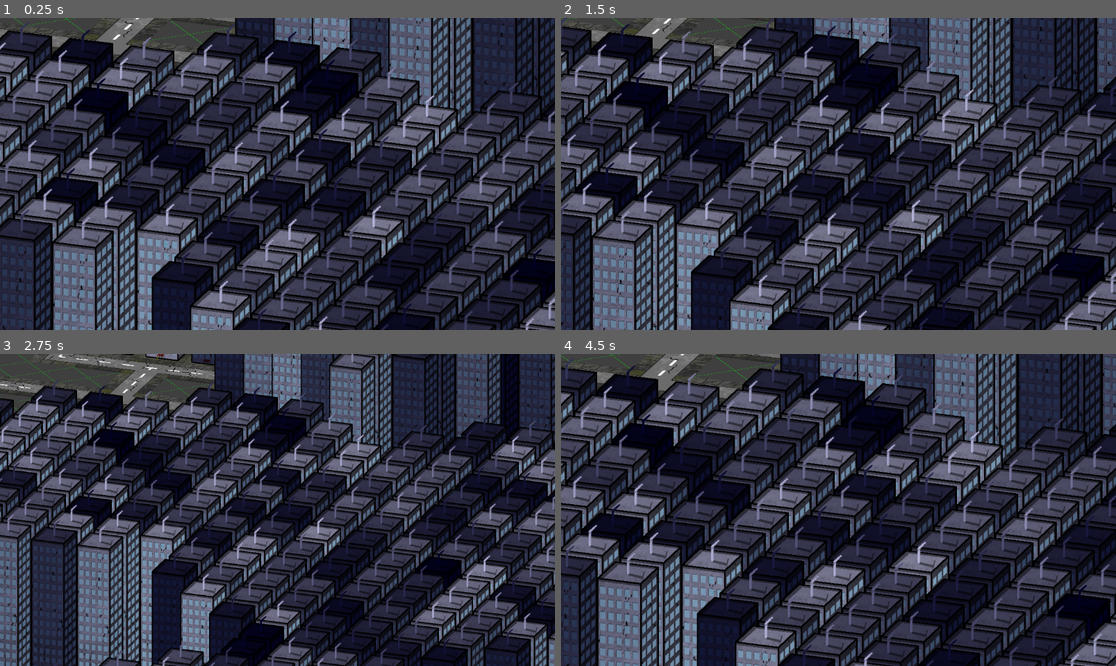
Above: before the commit, frames 1-4 (two rows, left to right).
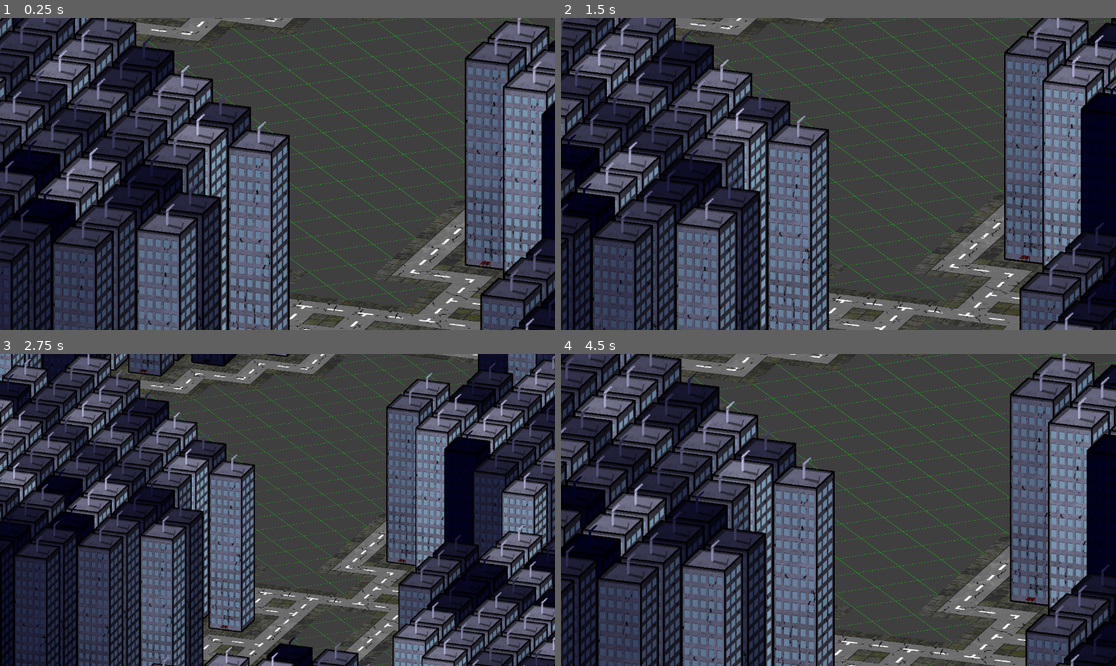
Above: after the commit, the same moments.

Repository: JudiTeller/smog-of-war
Game: Godot game, scene res://Scenes/main.tscn
Two runs of this game, one before a commit and one after it. Both use one fixed random seed, a clock stepped at 60 frames per second and the inputs below.
Inputs (mouse positions are in pixels of both pictures, inside the frame that each line leads up to):
- Up to frame 1 (0.25 s): no input
- Up to frame 2 (1.5 s): tap Enter at 0.5 s; move the mouse to (960, 158) at 0.52 s; hold Right (ui_right) 0.53-1.28 s; tap Mouse wheel down (wheel_down) at 0.6 s; click (960, 158) at 0.67 s; move the mouse to (727, 189) at 1.27 s; hold Down (ui_down) from 1.28 s (still down); tap Mouse wheel up (wheel_up) at 1.35 s; click (727, 189) at 1.42 s
- Up to frame 3 (2.75 s): move the mouse to (333, 441) at 2.02 s; release Down (ui_down) at 2.03 s; hold Right (ui_right) from 2.03 s (still down); tap Mouse wheel down (wheel_down) at 2.1 s; click (333, 441) at 2.17 s
- Up to frame 4 (4.5 s): move the mouse to (810, 572) at 2.77 s; release Right (ui_right) at 2.78 s; hold Up (ui_up) 2.78-3.53 s; tap Mouse wheel up (wheel_up) at 2.85, 4.35 s; click (810, 572) at 2.92 s; move the mouse to (1005, 556) at 3.52 s; hold Left (ui_left) from 3.53 s (still down); tap Mouse wheel down (wheel_down) at 3.6 s; click (1005, 556) at 3.67 s; move the mouse to (672, 463) at 4.27 s; click (672, 463) at 4.42 s

The runs differ from the first frame. In frame 1, 69% of the frame differs, in the area x 0-100%, y 0-100%; in frame 2, 70%; in frame 3, 69%; in frame 4, 70%.

Commit message:
fixed sprite offset

Diff:
--- a/Scenes/main.tscn
+++ b/Scenes/main.tscn
@@ -114,7 +114,7 @@
 [node name="World" type="Node2D" parent="."]
 unique_name_in_owner = true
 script = ExtResource("2_d10tl")
-WORLD_SIZE = 100
+WORLD_SIZE = 50
 BUILDINGS = Array[PackedScene]([ExtResource("3_3261g")])
 GAIN = 0.3
 DILATE_AMOUNT = 4
--- a/core/Building/BuildingManager.gd
+++ b/core/Building/BuildingManager.gd
@@ -20,8 +20,8 @@
         return false
     var tile_pos = global_to_map(pos)
     building.set_building_position(tile_pos)
+    building.repair()
     building.place_building()
-
     worldGen.place_building_at_tile(tile_pos, building, true, building.get_sprite_offset())
     buildings.append(building)
     return true
--- a/core/Input/ClickManager.gd
+++ b/core/Input/ClickManager.gd
@@ -16,7 +16,10 @@
 func _process(_delta):
     if selectedBuilding != null and !selectedBuilding.isPlaced():
         hover_sprite.set_visible(true)
-        hover_sprite.set_global_position(get_global_mouse_position())
+        var spritePos = get_global_mouse_position()
+        spritePos.x += int(hover_sprite.get_texture().get_size().x / 2.0)
+        spritePos.y -= int(hover_sprite.get_texture().get_size().y / 2.0) - 24
+        hover_sprite.set_global_position(spritePos)
         if buMan.canPlace(get_global_mouse_position(), selectedBuilding) \
             and resMan.canAfford(selectedBuilding.get_building_cost()):
             hover_sprite.set_modulate(Color(0, 1, 0))
@@ -51,7 +54,7 @@
     if event.as_text_keycode() == "1":
         var new_building = preload("res://entities/buildings/Placeable/hospital.tscn").instantiate()
         selectedBuilding = new_building
-        hover_sprite.set_texture(selectedBuilding.get_node("Broken").get_texture().duplicate())
+        hover_sprite.set_texture(selectedBuilding.get_node("Repaired").get_texture().duplicate())
         currentAction = Action.PLACE
 
 func handlePlaceMouseInput(event):
--- a/core/RessourceManager.gd
+++ b/core/RessourceManager.gd
@@ -2,30 +2,30 @@
 
 class_name RessourceManager
 
-@export var people = 0
+@export var humans = 0
 
 @export_category("Cheats")
 @export var InfinitePeople = false
 
 func _input(event):
     if event.is_action_pressed("key_z"):
-        people += 1
+        humans += 1
     if event.is_action_pressed("key_h"):
-        people -= 1
+        humans -= 1
     if event.is_action_pressed("key_u"):
-        print("People: ", people)
+        print("People: ", humans)
 
 func canAfford(amount):
-    return InfinitePeople or people >= amount
+    return InfinitePeople or humans >= amount
 
 func spendIfPossible(amount):
     if InfinitePeople:
         return true
 
     if canAfford:
-        people -= amount
+        humans -= amount
         return true
     return false
 
-func getPeople():
-    return people
+func getHumans():
+    return humans
--- a/core/World/WorldGen.gd
+++ b/core/World/WorldGen.gd
@@ -205,8 +205,7 @@
             var pixel = noodleNoise.get_pixel(x + size, y + size).r
             if pixel == 1.0: # House
                 var random_choice: Node2D = BUILDINGS[randomGen.randi_range(0, BUILDINGS.size() - 1)].instantiate()
-                var sprite = random_choice.get_node("Broken")
-                place_building_at_tile(Vector2(x, y), random_choice, false, Vector2(0, sprite.texture.get_height() / 2 - BUILDING_DEFAULT_OFFSET))
+                place_building_at_tile(Vector2(x, y), random_choice, false, Vector2.ZERO)
             elif pixel > 0.0: # Street
                 streets.append(Vector2(x, y))
             else: # Nothing
@@ -215,8 +214,8 @@
     WorldTileMap.set_cells_terrain_connect(0, streets, 0, 0)
 
 # Function to place building at tile
-func place_building_at_tile(tileCords: Vector2, new_building: Node2D, skipTint: bool = false, offset: Vector2 = Vector2.ZERO):
-    var sprite = new_building.get_node("Broken")
+func place_building_at_tile(tileCords: Vector2, new_building: Node2D, skipTint: bool = false, offset: Vector2 = Vector2.ZERO, spriteName = "Broken"):
+    var sprite = new_building.get_node(spriteName)
 
     # random tint of base_color for the sprite
     var colorOff = randomGen.randf()
@@ -224,9 +223,8 @@
         var tintColor = BUILDING_TINT + Color(colorOff, colorOff, colorOff, 0.0)
         sprite.modulate = tintColor
 
-    sprite.position = WorldTileMap.to_global(WorldTileMap.map_to_local(tileCords))
-    sprite.position.y -= offset.y
-
+    new_building.position = WorldTileMap.to_global(WorldTileMap.map_to_local(tileCords))
+    new_building.position.y -= sprite.texture.get_height() / 2 - offset.y - BUILDING_DEFAULT_OFFSET
     new_building.z_index = int(tileCords.y) + int((WORLD_SIZE/2.0)) # Formula = y_pos + the half of the world size to start at 0
     # Foundation
     WorldTileMap.set_cell(1, tileCords, 0, Vector2(3, 3))
--- a/entities/buildings/Placeable/hospital.tscn
+++ b/entities/buildings/Placeable/hospital.tscn
@@ -4,8 +4,11 @@
 [ext_resource type="Texture2D" uid="uid://bgsubglqyj8es" path="res://assets/buildings/hospital/hospital_broken.png" id="2_1ff0e"]
 [ext_resource type="Texture2D" uid="uid://csqtkpfdirx4r" path="res://assets/buildings/hospital/hospital_repaired.png" id="3_034bx"]
 
-[node name="Hospital" type="Node2D"]
+[node name="Hospital" type="Node2D" node_paths=PackedStringArray("BrokenSprite", "RepairedSprite")]
 script = ExtResource("1_sja0m")
+BrokenSprite = NodePath("Broken")
+RepairedSprite = NodePath("Repaired")
+Name = "Hospital"
 Cost = 1
 
 [node name="Broken" type="Sprite2D" parent="."]
